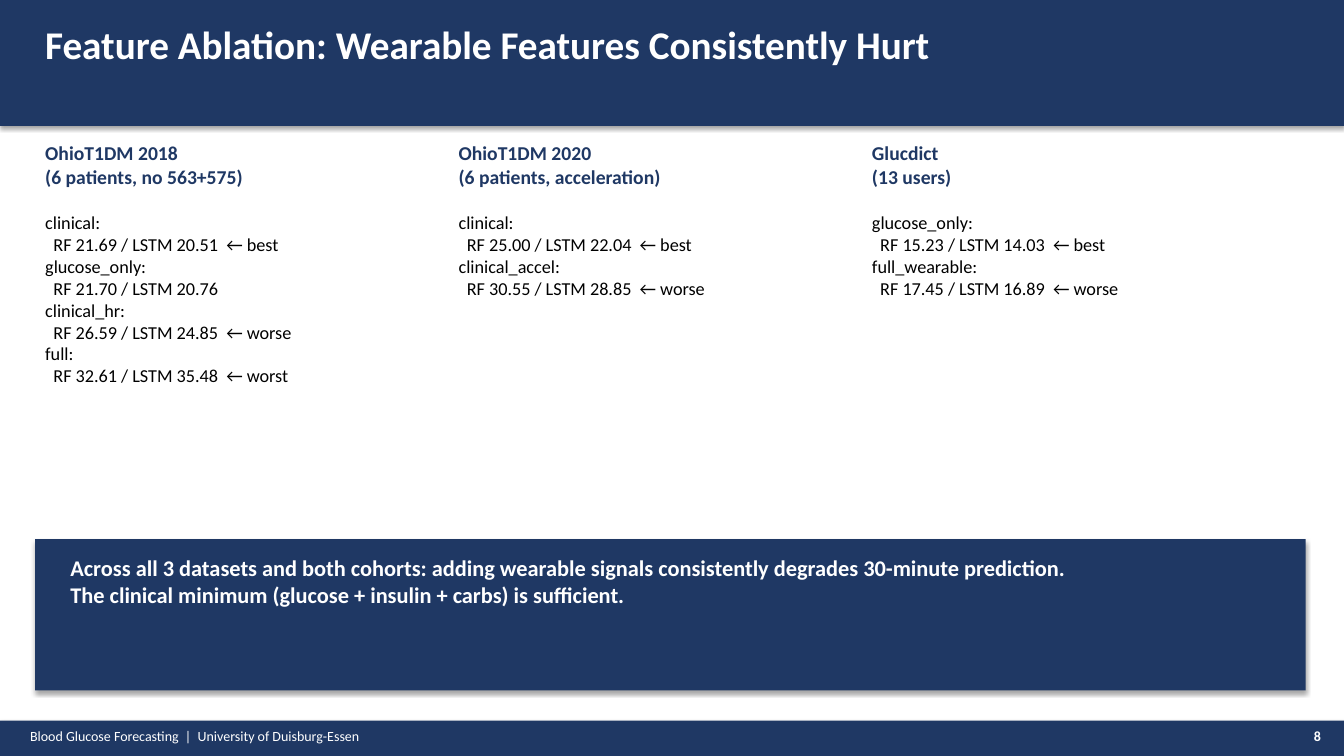
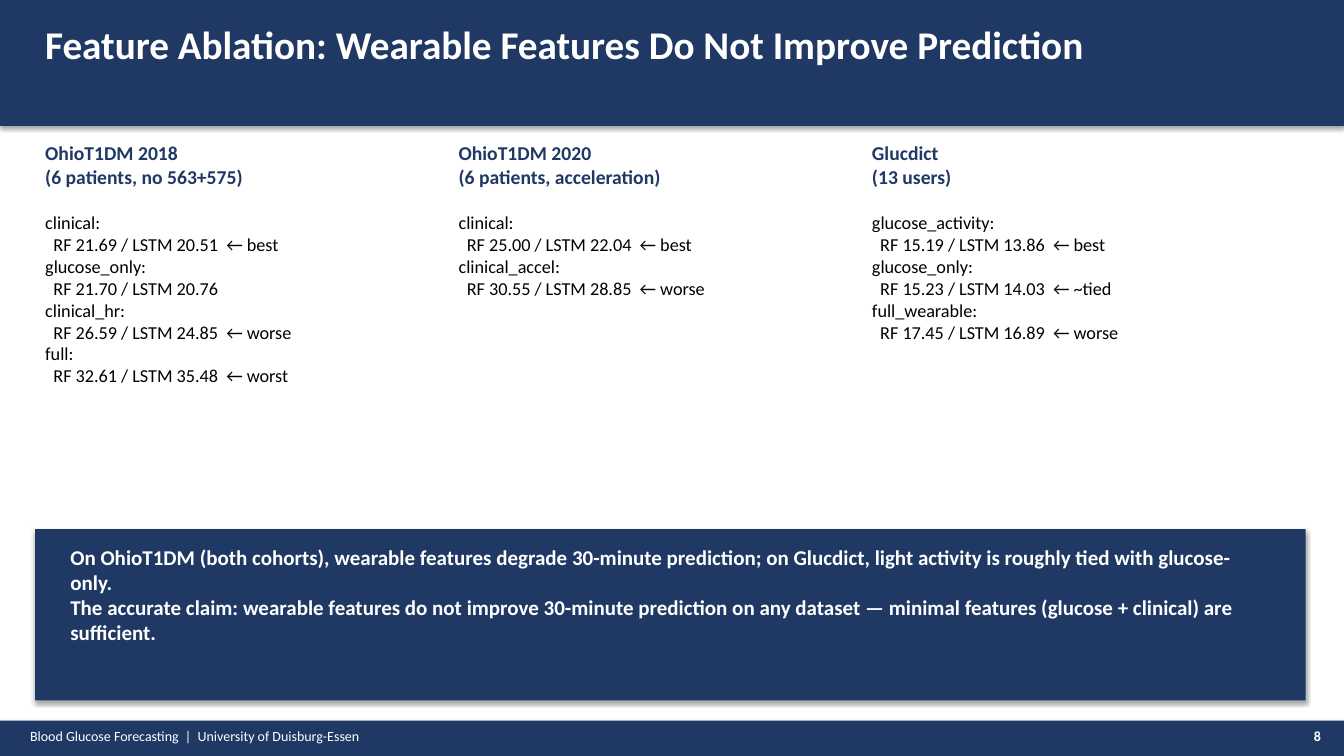
Before and after one commit to Abeeryanek/prediction-of-glucose-levels-in-type1-Diabetes, a slide deck: slide 8 of PRESENTATION_FINAL.pptx. Drawn at 1344x756 pixels with LibreOffice and Linux fonts; fonts in the diff are those of the drawing. Boxes give left, top, right and bottom in pixels: in the first picture for what was removed or moved away, otherwise in the second. Text is boxed around its words. In the diff, an @@ line names an element or a change of style, - is before the commit and + after.

Commit message:
docs: update presentation — full LOPO, feature-combo slide, softened claims, unified Clarke plot
- Slide 7: replaced stale pre-migration Clarke image with a fresh
  library-generated plot (clarke-error-grid v0.1.4, RF 30-min, Zone A
  86.43% — matches results). Old image predated the library migration
  and showed incorrect overlapping zone labels.
- Slide 9 (new): best feature combination per model across 3 datasets
- Slide 10: full LOPO — 5 models, pooled vs per-patient-scaled, TCN finding
- Slide 8/14: softened 'wearables consistently hurt' to 'do not improve'
  (Glucdict glucose_activity is a tie, not a loss)
- Slide 11: added Personalised/Transfer definitions
- Slide 5/12: corrected literature attributions (Bertachi not Xiong for 19.33)
- Added Clarke at 15/30/45-min horizons
- rf_30min_predictions.npz saved so replotting never requires retraining

```diff
--- a/PRESENTATION_FINAL.pptx
+++ b/PRESENTATION_FINAL.pptx
@@ text at <box>45,31,1083,65</box>: text changed @@
-Feature Ablation: Wearable Features Consistently Hurt
+Feature Ablation: Wearable Features Do Not Improve Prediction
@@ text at <box>872,216,1106,251</box>: paragraphs added @@
+glucose_activity:
+RF 15.19 / LSTM 13.86 ← best
@@ text at <box>880,282,1112,295</box>: text changed @@
-RF 15.23 / LSTM 14.03 ← best
+RF 15.23 / LSTM 14.03 ← ~tied
@@ rectangle: place and size @@
-rectangle at <box>35,539,1306,691</box>
+rectangle at <box>35,529,1306,701</box>
@@ text at <box>70,549,1232,640</box>: text changed; size 16 to 15 pt @@
-Across all 3 datasets and both cohorts: adding wearable signals consistently degrades 30-minute prediction.
-The clinical minimum (glucose + insulin + carbs) is sufficient.
+On OhioT1DM (both cohorts), wearable features degrade 30-minute prediction; on Glucdict, light activity is roughly tied with glucose-only.
+The accurate claim: wearable features do not improve 30-minute prediction on any dataset — minimal features (glucose + clinical) are sufficient.
```
Also in this commit, not shown: 10 other slides changed, 2 slides added, 1 slide removed, 4 other files.
